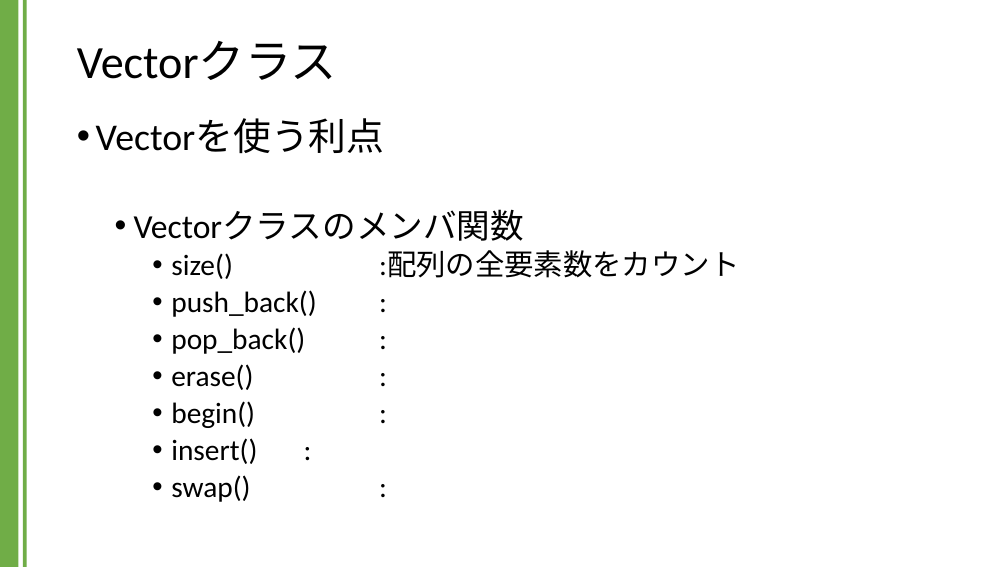
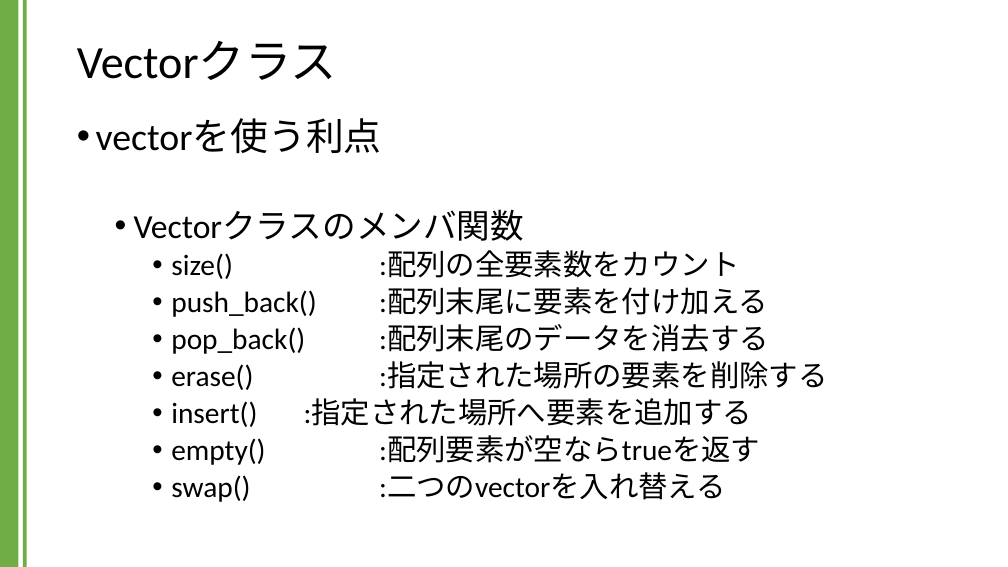
Before and after one commit to kic-murata/cpp2024, a slide deck: slide 7 of 授業資料/講義資料：Vectorクラス.pptx. Drawn at 1008x567 pixels with LibreOffice and Linux fonts; fonts in the diff are those of the drawing. Boxes give left, top, right and bottom in pixels: in the first picture for what was removed or moved away, otherwise in the second. Text is boxed around its words. In the diff, an @@ line names an element or a change of style, - is before the commit and + after.

```diff
--- a/授業資料/講義資料：Vectorクラス.pptx
+++ b/授業資料/講義資料：Vectorクラス.pptx
@@ text at bbox=[96, 118, 382, 154]: text changed @@
-• Vectorを使う利点
+• vectorを使う利点
@@ text at bbox=[171, 288, 827, 502]: text changed @@
-    • push_back() :
-    • pop_back() :
-    • erase() :
-    • begin() :
-    • insert() :
-    • swap() :
+    • push_back() :配列末尾に要素を付け加える
+    • pop_back() :配列末尾のデータを消去する
+    • erase() :指定された場所の要素を削除する
+    • insert() :指定された場所へ要素を追加する
+    • empty() :配列要素が空ならtrueを返す
+    • swap() :二つのvectorを入れ替える
```
Also in this commit, not shown: 3 other slides changed, 2 slides added.
